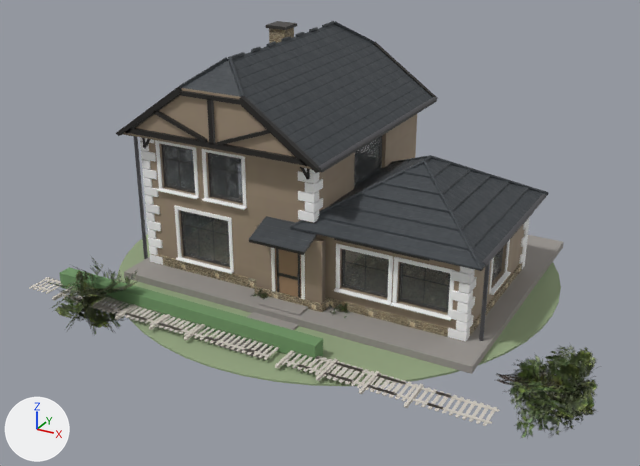
The glTF model public/models/house.glb, before and after one commit.
Before and after are seen from a 50 mm camera at (14.5, -27.2, 14.7) aimed at (0.5, -1.7, 2.0). Every picture has the same lights, and +X, +Y and +Z are marked at lower left. The older version comes first. Where no turn or scale is listed for an object, it has been applied to the vertices. Vertices at exactly the same position are counted once.

The first picture shows 'main_gable_s1', 'plinth', 'plinth_fence_me', 'plinth_fence_me.001', 'plinth_fence_me.002', 'plinth_fence_me.003', 'plinth_fence_me.004', 'plinth_fence_me.005', 'plinth_fence_me.006', 'plinth_fence_me.007', 'plinth_fence_me.008', 'plinth_hedge_f', 'plinth_lawn', 'plinth_shrub_l', 'plinth_shrub_r', 'plinth_tree_l', 'plinth_tree_r', 'roof_main_e_c02', 'roof_main_e_c03', 'roof_main_e_c05', 'roof_main_truss', 'roof_wing_s1_c01', 'roof_wing_s1_c02' and 149 more.
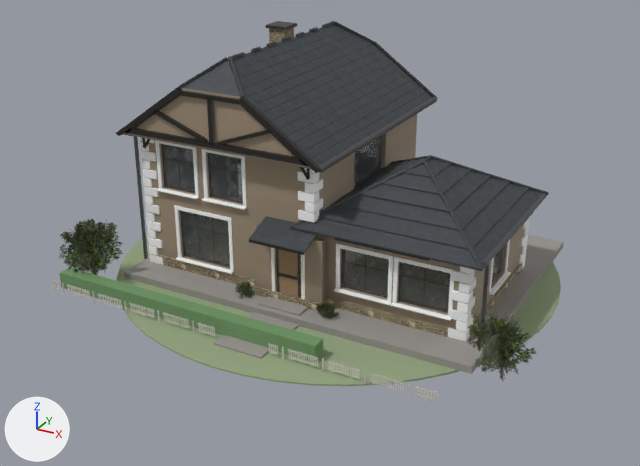
Boxes (x1, y1, x2, y2) around the edits, measured in the pictures (640 x 466 px; the box of a moved part takes in the faces that stretch with it):
'plinth_tree_r', mesh turned, moved, rescaled: before (496, 345, 598, 438); after (468, 312, 536, 381)
'plinth_tree_l', mesh turned, moved, rescaled: before (47, 258, 138, 334); after (59, 219, 123, 275)
'plinth_fence_me.008', moved, turned, rescaled: before (365, 373, 500, 426); after (393, 379, 438, 402)
'plinth_fence_me.007', moved, turned, rescaled: before (322, 361, 452, 411); after (350, 367, 393, 389)
'plinth_fence_me.005', moved, turned, rescaled: before (242, 340, 363, 384); after (269, 343, 308, 364)
'plinth_fence_me.006', moved, turned, rescaled: before (281, 352, 407, 397); after (308, 354, 349, 376)
'plinth_fence_me.004', moved, turned, rescaled: before (155, 316, 263, 355); after (180, 317, 216, 337)
'plinth_fence_me.003', moved, turned, rescaled: before (122, 306, 224, 343); after (146, 307, 180, 326)
'plinth_fence_me.002', moved, turned, rescaled: before (93, 297, 189, 332); after (113, 298, 146, 316)
'plinth_fence_me', moved, turned, rescaled: before (29, 277, 122, 312); after (52, 280, 82, 297)
'plinth_fence_me.001', moved, turned, rescaled: before (59, 291, 157, 322); after (82, 288, 114, 306)
'plinth_shrub_r', mesh turned, rescaled: before (327, 301, 350, 318); after (315, 301, 339, 319)
'plinth_shrub_l', mesh turned, rescaled (mostly hidden before): before (252, 288, 268, 300); after (236, 281, 255, 299)
part 1 of me_plinth_fence_me, moved or reshaped: before (29, 277, 500, 426); after (52, 280, 438, 402)
part 2 of me_plinth_bush_me, moved or reshaped: before (47, 258, 598, 438); after (59, 219, 536, 381)

The change, as a diff of the scene's bpy script:
```diff
--- a/public/models/house.glb.py
+++ b/public/models/house.glb.py
@@ me_plinth_fence_me @@
 # used by ob_plinth_fence_me; parent = ob_plinth_hedge_fence; location = (-6.9, -6.9, 0.17)
-me_plinth_fence_me.from_pydata(...)  # 197 vertices, 318 faces; spans x -1.4..2.4, y -0.75..0.5, z -0.06..0.06
+me_plinth_fence_me.from_pydata(...)  # 197 vertices, 318 faces; spans x -0.7..0.7, y -0.02..0.02, z 0.0..0.46
+# me_plinth_fence_me part 1: the whole mesh is turned 90 degrees about the x axis through its middle and scaled by 0.368, then moved by (-0.5, 0.13, 0.23)
 me_plinth_fence_me.materials.append(mat_fence_wood)
@@ me_plinth_bush_me @@
 # used by ob_plinth_shrub_l; location = (-1.1, -4.25, 0.02); rotation_euler = (0.0, 0.0, -1.289), in degrees (0, 0, -74)
-me_plinth_bush_me.from_pydata(...)  # 90 vertices, 96 faces; spans x -0.538..0.528, y -0.044..1.046, z -0.456..0.667
+me_plinth_bush_me.from_pydata(...)  # 90 vertices, 96 faces; spans x -0.533..0.533, y -0.562..0.562, z 0.0..1.09
+# me_plinth_bush_me part 2: the whole mesh is turned 90 degrees about the x axis through its middle, then moved by (0.005, -0.501, 0.439)
 me_plinth_bush_me.materials.append(mat_vetka_kusta)
@@ ob_plinth_fence_me @@
 ob_plinth_fence_me.parent = ob_plinth_hedge_fence
-ob_plinth_fence_me.location = (-6.9, -6.9, 0.17)
+ob_plinth_fence_me.location = (-6.9, -6.9, -0.01)
@@ ob_plinth_fence_me_001 @@
 ob_plinth_fence_me_001.parent = ob_plinth_hedge_fence
-ob_plinth_fence_me_001.location = (-5.48, -6.9, 0.17)
+ob_plinth_fence_me_001.location = (-5.48, -6.9, -0.01)
@@ ob_plinth_fence_me_002 @@
 ob_plinth_fence_me_002.parent = ob_plinth_hedge_fence
-ob_plinth_fence_me_002.location = (-4.06, -6.9, 0.17)
+ob_plinth_fence_me_002.location = (-4.06, -6.9, -0.01)
@@ ob_plinth_fence_me_003 @@
 ob_plinth_fence_me_003.parent = ob_plinth_hedge_fence
-ob_plinth_fence_me_003.location = (-2.64, -6.9, 0.17)
+ob_plinth_fence_me_003.location = (-2.64, -6.9, -0.01)
@@ ob_plinth_fence_me_004 @@
 ob_plinth_fence_me_004.parent = ob_plinth_hedge_fence
-ob_plinth_fence_me_004.location = (-1.22, -6.9, 0.17)
+ob_plinth_fence_me_004.location = (-1.22, -6.9, -0.01)
@@ ob_plinth_fence_me_005 @@
 ob_plinth_fence_me_005.parent = ob_plinth_hedge_fence
-ob_plinth_fence_me_005.location = (2.2, -6.9, 0.17)
+ob_plinth_fence_me_005.location = (2.2, -6.9, -0.01)
@@ ob_plinth_fence_me_006 @@
 ob_plinth_fence_me_006.parent = ob_plinth_hedge_fence
-ob_plinth_fence_me_006.location = (3.62, -6.9, 0.17)
+ob_plinth_fence_me_006.location = (3.62, -6.9, -0.01)
@@ ob_plinth_fence_me_007 @@
 ob_plinth_fence_me_007.parent = ob_plinth_hedge_fence
-ob_plinth_fence_me_007.location = (5.04, -6.9, 0.17)
+ob_plinth_fence_me_007.location = (5.04, -6.9, -0.01)
@@ ob_plinth_fence_me_008 @@
 ob_plinth_fence_me_008.parent = ob_plinth_hedge_fence
-ob_plinth_fence_me_008.location = (6.46, -6.9, 0.17)
+ob_plinth_fence_me_008.location = (6.46, -6.9, -0.01)
@@ ob_plinth_shrub_l @@
 ob_plinth_shrub_l.rotation_euler = (0.0, 0.0, -1.289)  # degrees (0, 0, -74)
+ob_plinth_shrub_l.scale = (0.75, 0.75, 0.75)
@@ ob_plinth_shrub_r @@
 ob_plinth_shrub_r.rotation_euler = (0.0, 0.0, -0.365)  # degrees (0, 0, -21)
-ob_plinth_shrub_r.scale = (1.05, 1.05, 1.05)
+ob_plinth_shrub_r.scale = (0.8, 0.8, 0.8)
@@ ob_plinth_tree_l @@
 ob_plinth_tree_l = bpy.data.objects.new('plinth_tree_l', me_plinth_bush_me)
-ob_plinth_tree_l.location = (-6.8, -5.6, 0.02)
+ob_plinth_tree_l.location = (-6.8, -5.6, -0.01)
 ob_plinth_tree_l.rotation_euler = (0.0, 0.0, -2.371)  # degrees (0, 0, -136)
-ob_plinth_tree_l.scale = (3.3, 3.3, 3.3)
+ob_plinth_tree_l.scale = (2.3, 2.3, 2.3)
@@ ob_plinth_tree_r @@
 ob_plinth_tree_r = bpy.data.objects.new('plinth_tree_r', me_plinth_bush_me)
-ob_plinth_tree_r.location = (8.2, -4.8, 0.02)
+ob_plinth_tree_r.location = (8.2, -4.8, -0.01)
 ob_plinth_tree_r.rotation_euler = (0.0, 0.0, -1.625)  # degrees (0, 0, -93)
-ob_plinth_tree_r.scale = (3.0, 3.0, 3.0)
+ob_plinth_tree_r.scale = (2.1, 2.1, 2.1)
```
